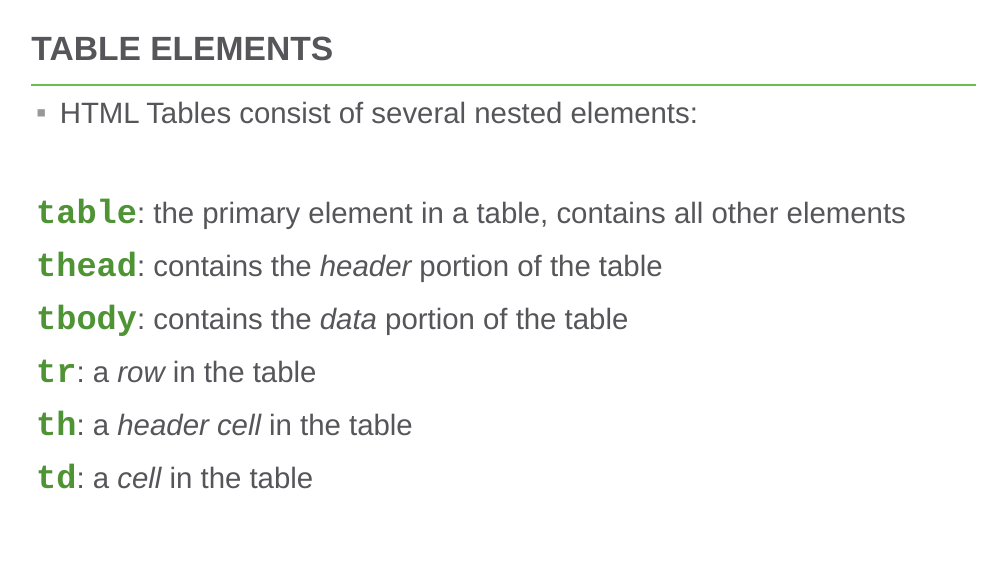
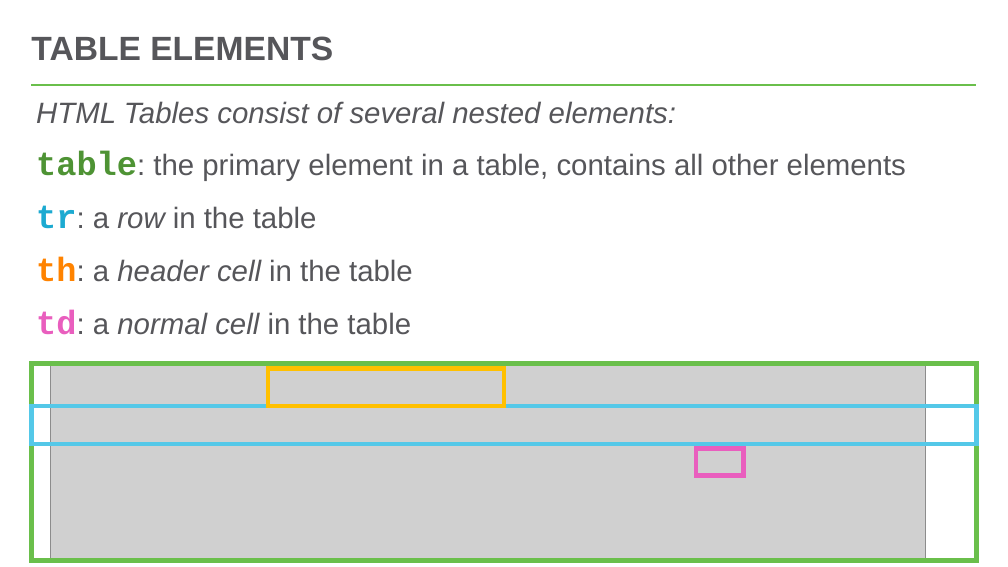
Before and after one commit to hytechclub/web-101, a slide deck: slide 4 of Week04/TablesAndIFrames.pptx. Drawn at 1008x567 pixels with LibreOffice and Linux fonts; fonts in the diff are those of the drawing; grey boxes stand for pictures. Boxes give left, top, right and bottom in pixels: in the first picture for what was removed or moved away, otherwise in the second. Text is boxed around its words. In the diff, an @@ line names an element or a change of style, - is before the commit and + after.

Commit message:
remove thead and tbody

```diff
--- a/Week04/TablesAndIFrames.pptx
+++ b/Week04/TablesAndIFrames.pptx
@@ text at (36, 101, 676, 282): italic on in "HTML Tables consist of several nested elements:"; text colour #4E9334 to #1CAAD1 in "tr:"; text colour #4E9334 to #FF8300 in "th:"; bullet ▪ to none @@
@@ text at (36, 252, 663, 336): paragraphs removed @@
-thead: contains the header portion of the table
-tbody: contains the data portion of the table
@@ text at (36, 310, 411, 335): text changed @@
-td: a cell in the table
+td: a normal cell in the table
@@ rectangle added at (32, 364, 977, 560), outline #6ABF4B 4 pt @@
@@ picture added at (51, 364, 926, 560) @@
@@ rectangle added at (268, 369, 504, 407), outline #FFC000 4 pt @@
@@ rectangle added at (32, 407, 977, 445), outline #54C8E8 4 pt @@
@@ rectangle added at (696, 448, 743, 476), outline #E95EBE 4 pt @@
```
Also in this commit, not shown: 2 other slides changed, 5 other files.
